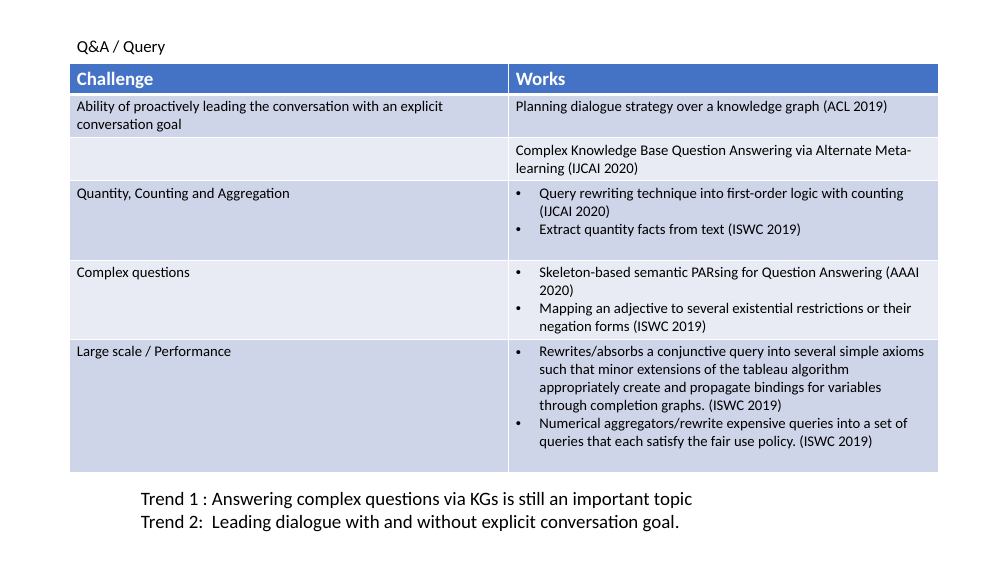
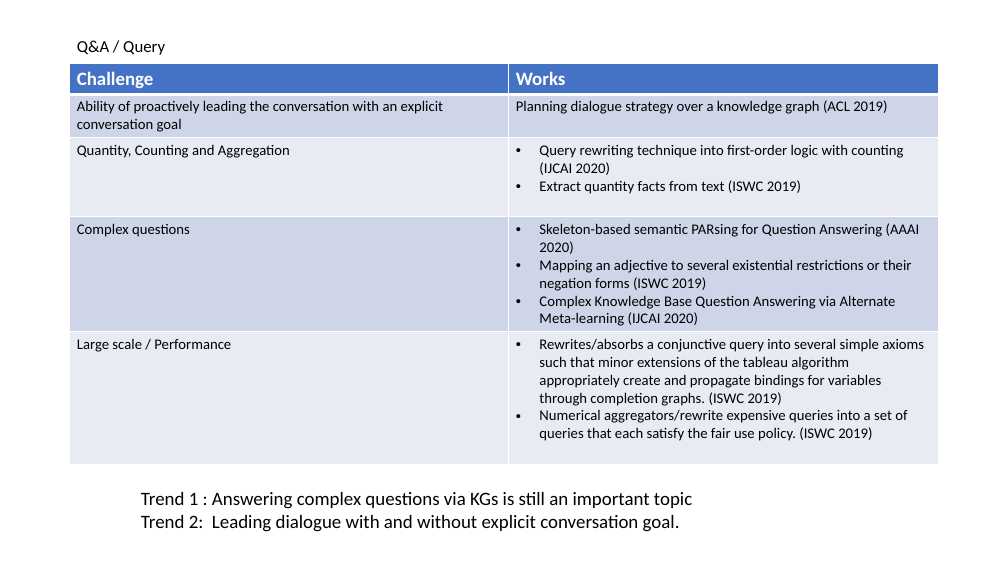
Before and after one commit to sylviawangfr/KGpaper, a slide deck: slide 6 of Presentation2.pptx. Drawn at 1008x567 pixels with LibreOffice and Linux fonts; fonts in the diff are those of the drawing. Boxes give left, top, right and bottom in pixels: in the first picture for what was removed or moved away, otherwise in the second. Text is boxed around its words. In the diff, an @@ line names an element or a change of style, - is before the commit and + after.

Commit message:
paper list

```diff
--- a/Presentation2.pptx
+++ b/Presentation2.pptx
@@ table at (70, 64, 939, 460) @@
-row 3:  | Complex Knowledge Base Question Answering via Alternate Meta-learning (IJCAI 2020)
-row 4, column 2: Skeleton-based semantic PARsing for Question Answering (AAAI 2020) / Mapping an adjective to several existential restrictions or their negation forms (ISWC 2019)
+row 4, column 2: Skeleton-based semantic PARsing for Question Answering (AAAI 2020) / Mapping an adjective to several existential restrictions or their negation forms (ISWC 2019) / Complex Knowledge Base Question Answering via Alternate Meta-learning (IJCAI 2020)
```
